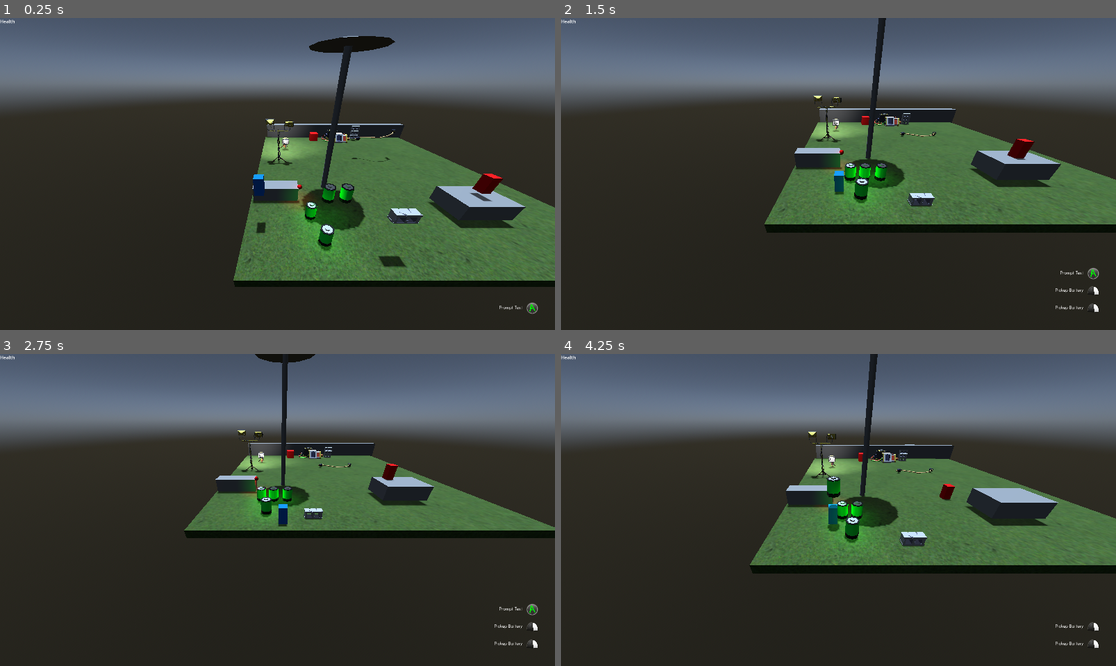
Above: before the commit, frames 1-4 (two rows, left to right).
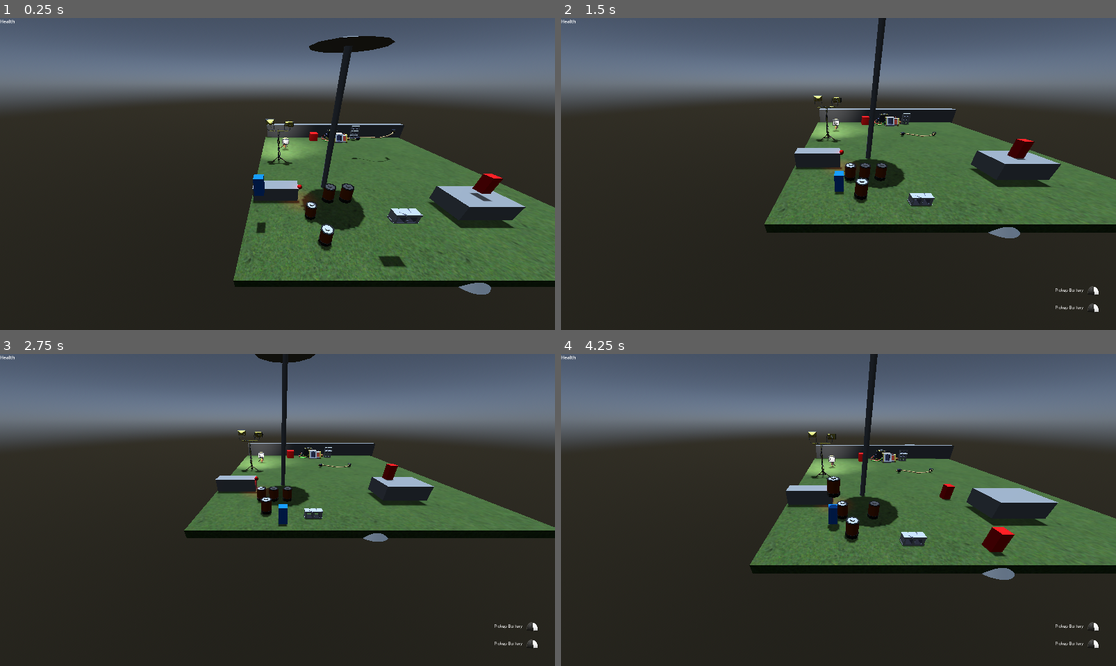
Above: after the commit, the same moments.

Repository: joshandersn/power
Game: Godot game, scene res://Scenes/main.tscn
The game is run twice, just before and just after one commit, with the same random seed, the same clock (stepped at 60 frames per second) and the same inputs.
Inputs (mouse positions are in pixels of both pictures, inside the frame that each line leads up to):
- Up to frame 1 (0.25 s): no input
- Up to frame 2 (1.5 s): move the mouse to (960, 158) at 0.52 s; hold D (move_right) 0.53-1.28 s; right-click (960, 158) at 0.6 s; move the mouse to (727, 189) at 1.27 s; hold S (move_down) from 1.28 s (still down); tap Shift (run) at 1.35 s
- Up to frame 3 (2.75 s): move the mouse to (333, 441) at 2.02 s; release S (move_down) at 2.03 s; hold D (move_right) from 2.03 s (still down); click (333, 441) at 2.1 s
- Up to frame 4 (4.25 s): move the mouse to (810, 572) at 2.77 s; release D (move_right) at 2.78 s; hold W (move_up) 2.78-3.53 s; tap E (use_cable) at 2.85 s; move the mouse to (1005, 556) at 3.52 s; hold A (move_left) from 3.53 s (still down); right-click (1005, 556) at 3.6 s

The runs differ from the first frame. In frame 1, 1.3% of the frame differs, in the area x 51-97%, y 53-95%; in frame 2, 1.2%; in frame 3, 0.7%; in frame 4, 1.6%, in the area x 46-82%, y 40-73%.

Commit message:
special text push

Diff:
--- /dev/null
+++ b/Gadgets/Spawner.tscn
@@ -0,0 +1,19 @@
+[gd_scene load_steps=3 format=3 uid="uid://ydqtpgy5ffku"]
+
+[ext_resource type="Script" path="res://Gadgets/spawner.gd" id="1_gpopy"]
+
+[sub_resource type="CylinderMesh" id="CylinderMesh_l84go"]
+top_radius = 0.6
+bottom_radius = 1.0
+height = 0.5
+
+[node name="Spawner" type="Node3D"]
+script = ExtResource("1_gpopy")
+
+[node name="Timer" type="Timer" parent="."]
+
+[node name="MeshInstance3D" type="MeshInstance3D" parent="."]
+transform = Transform3D(1, 0, 0, 0, 1, 0, 0, 0, 1, 0, -0.255308, 0)
+mesh = SubResource("CylinderMesh_l84go")
+
+[connection signal="timeout" from="Timer" to="." method="_on_timer_timeout"]
--- a/Gadgets/socket_array.gd
+++ b/Gadgets/socket_array.gd
@@ -5,6 +5,8 @@
 @onready var socket_c = $SocketC
 
 @export var objective: Node3D
+@export var objective_clear_message: String
+
 
 var charged: bool
 
@@ -31,7 +33,8 @@
 	$StatusLight.active = charged
 	$StatusLight.update_item()
 	if charged and objective:
-		Game.look_at.emit(objective, 2)
+		Game.look_at.emit(objective, 3)
+		Game.push_special_dialog.emit(objective_clear_message, 1)
 		objective.active = charged
 		objective.update_item()
 
--- /dev/null
+++ b/Gadgets/spawner.gd
@@ -0,0 +1,16 @@
+extends Node3D
+
+@export var enemy := load("res://Entities/enemy.tscn")
+@export var interval := 4
+
+func _ready() -> void:
+	$Timer.start(interval)
+
+func spawn_enemy() -> void:
+	var new_enemy = enemy.instantiate()
+	new_enemy.position = global_position
+	new_enemy.get_new_target()
+	add_sibling(new_enemy)
+
+func _on_timer_timeout() -> void:
+	spawn_enemy()
--- a/Gadgets/superLight.tscn
+++ b/Gadgets/superLight.tscn
@@ -14,6 +14,9 @@
 bottom_radius = 0.2
 height = 10.0
 radial_segments = 6
+
+[sub_resource type="BoxShape3D" id="BoxShape3D_u1j1u"]
+size = Vector3(40, 20, 40)
 
 [node name="SuperLight" type="Node3D"]
 script = ExtResource("1_04jbq")
@@ -33,3 +36,13 @@
 light_energy = 10.0
 spot_range = 23.1564
 spot_angle = 80.1562
+
+[node name="Area3D" type="Area3D" parent="."]
+collision_layer = 4
+collision_mask = 4
+
+[node name="CollisionShape3D" type="CollisionShape3D" parent="Area3D"]
+transform = Transform3D(1, 0, 0, 0, 1, 0, 0, 0, 1, 0, -9.22075, 0)
+shape = SubResource("BoxShape3D_u1j1u")
+
+[connection signal="body_entered" from="Area3D" to="." method="_on_area_3d_body_entered"]
--- a/Gadgets/super_light.gd
+++ b/Gadgets/super_light.gd
@@ -4,9 +4,16 @@
 
 func _ready() -> void:
 	update_item()
+	$Area3D.monitoring = false
 
 func update_item() -> void:
 	if active:
+		$Area3D.monitoring = true
 		$light.light_energy = 10
 	else:
 		$light.light_energy = 0
+
+
+func _on_area_3d_body_entered(body: Node3D) -> void:
+	if body.is_in_group("Enemy"):
+		body.incenerate()
--- a/Items/battery.gd
+++ b/Items/battery.gd
@@ -1,4 +1,6 @@
 extends RigidBody3D
+
+@export var starting_power := 0
 
 var item_resource: res_item
 const is_output := true
@@ -8,6 +10,7 @@
 # Called when the node enters the scene tree for the first time.
 func _ready() -> void:
 	item_resource = load("res://Items/Battery.tres").duplicate()
+	item_resource.power = starting_power
 	update_item()
 
 func receive_power(amt: int) -> void:
@@ -19,6 +22,5 @@
 	var scaled_value = new_height * 0.65
 	$juice.mesh.height = scaled_value
 	$juice.position.y = $juice.mesh.height/2 - 0.25
-
 	$OmniLight.active = !!(item_resource.power > 50)
 	$OmniLight.update_item()
--- a/Scenes/dev01.tscn
+++ b/Scenes/dev01.tscn
@@ -21,8 +21,9 @@
 [ext_resource type="PackedScene" uid="uid://bu3patb680jal" path="res://Scenes/level01.tscn" id="19_01p1g"]
 [ext_resource type="PackedScene" uid="uid://dp3uvhvmc42f1" path="res://Gadgets/SocketArray.tscn" id="20_wv4it"]
 [ext_resource type="PackedScene" uid="uid://dhmi7bckyg0k2" path="res://Gadgets/superLight.tscn" id="21_gl536"]
+[ext_resource type="PackedScene" uid="uid://ydqtpgy5ffku" path="res://Gadgets/Spawner.tscn" id="22_nivhu"]
 
-[sub_resource type="Resource" id="Resource_v7mvn"]
+[sub_resource type="Resource" id="Resource_stqa2"]
 script = ExtResource("7_qi6rb")
 scene = ExtResource("6_p0wli")
 title = "Work Light"
@@ -156,3 +157,6 @@
 
 [node name="SuperLight" parent="." instance=ExtResource("21_gl536")]
 transform = Transform3D(1, 0, 0, 0, 1, 0, 0, 0, 1, -10.0597, 8.0304, 8.08486)
+
+[node name="Spawner" parent="." instance=ExtResource("22_nivhu")]
+transform = Transform3D(1, 0, 0, 0, 1, 0, 0, 0, 1, -5.24675, 0.25, 14.1008)
--- a/Scenes/level01.tscn
+++ b/Scenes/level01.tscn
@@ -1,10 +1,13 @@
-[gd_scene load_steps=10 format=3 uid="uid://bu3patb680jal"]
+[gd_scene load_steps=13 format=3 uid="uid://bu3patb680jal"]
 
 [ext_resource type="PackedScene" uid="uid://ci612bgc6r3x1" path="res://BuildingBlocks/floor.tscn" id="1_vx0we"]
 [ext_resource type="PackedScene" uid="uid://dqjf7xe6278u7" path="res://Entities/player.tscn" id="3_ehfn2"]
 [ext_resource type="PackedScene" uid="uid://gb6v11hpxp6g" path="res://Gadgets/camera.tscn" id="3_gsc6c"]
 [ext_resource type="PackedScene" uid="uid://b4ke0butr6b3a" path="res://BuildingBlocks/invisibleWall.tscn" id="3_t5aii"]
 [ext_resource type="PackedScene" uid="uid://d2mloe1w5y5wg" path="res://BuildingBlocks/block.tscn" id="6_vu8qr"]
+[ext_resource type="PackedScene" uid="uid://dhmi7bckyg0k2" path="res://Gadgets/superLight.tscn" id="7_legx3"]
+[ext_resource type="PackedScene" uid="uid://dp3uvhvmc42f1" path="res://Gadgets/SocketArray.tscn" id="8_6maxr"]
+[ext_resource type="PackedScene" uid="uid://bq2xb3uuaqivf" path="res://Items/Battery.tscn" id="9_sll6n"]
 [ext_resource type="PackedScene" uid="uid://bikefj2032jwl" path="res://Items/cinderblock.tscn" id="15_kmp4o"]
 
 [sub_resource type="ProceduralSkyMaterial" id="ProceduralSkyMaterial_krdv6"]
@@ -93,8 +96,16 @@
 [node name="Cinderblock3" parent="." instance=ExtResource("15_kmp4o")]
 transform = Transform3D(-0.461269, 0, -0.887261, 0, 1, 0, 0.887261, 0, -0.461269, 8.4355, 0.692135, -11.0618)
 
-[node name="Block7" parent="." instance=ExtResource("6_vu8qr")]
-transform = Transform3D(0.294802, 0, 0, 0, 7.61932, 0, 0, 0, 0.519507, 17.2039, 3.18039, -8.15726)
+[node name="SuperLight" parent="." instance=ExtResource("7_legx3")]
+transform = Transform3D(1, 0, 0, 0, 1, 0, 0, 0, 1, 17.8906, 7.58384, -10.3741)
 
-[node name="Block11" parent="." instance=ExtResource("6_vu8qr")]
-transform = Transform3D(0.294802, 0, 0, 0, 7.61932, 0, 0, 0, 0.519507, -20.5015, 3.18039, 5.4273)
+[node name="SuperLight2" parent="." instance=ExtResource("7_legx3")]
+transform = Transform3D(1, 0, 0, 0, 1, 0, 0, 0, 1, -24.153, 6.47737, 9.44564)
+
+[node name="SocketArray" parent="." node_paths=PackedStringArray("objective") instance=ExtResource("8_6maxr")]
+transform = Transform3D(0.228096, 0, 0.973639, 0, 1, 0, -0.973639, 0, 0.228096, -14.6845, 0.271702, 14.4828)
+objective = NodePath("../SuperLight2")
+
+[node name="Battery" parent="." instance=ExtResource("9_sll6n")]
+transform = Transform3D(1, 0, 0, 0, 1, 0, 0, 0, 1, -16.4111, 0.275713, 16.0359)
+starting_power = 10
--- a/Scenes/main.tscn
+++ b/Scenes/main.tscn
@@ -1,9 +1,8 @@
-[gd_scene load_steps=17 format=3 uid="uid://dcyxbaf7xr1tm"]
+[gd_scene load_steps=16 format=3 uid="uid://dcyxbaf7xr1tm"]
 
 [ext_resource type="Script" path="res://Scripts/main.gd" id="1_i72wx"]
 [ext_resource type="Theme" uid="uid://nf6rb8ma3t81" path="res://Assets/theme.tres" id="2_yn8vt"]
 [ext_resource type="Script" path="res://Scripts/ui.gd" id="3_uo7td"]
-[ext_resource type="PackedScene" uid="uid://d0lqdjgfwko45" path="res://UI/prompt.tscn" id="4_x0dum"]
 [ext_resource type="Texture2D" uid="uid://8pw7vb0fyw5w" path="res://Assets/wife_profile.jpeg" id="5_mmobc"]
 
 [sub_resource type="Animation" id="Animation_g5nge"]
@@ -374,9 +373,6 @@
 theme_override_constants/separation = 60
 alignment = 2
 
-[node name="Prompt" parent="Canvas/UI/Prompts" instance=ExtResource("4_x0dum")]
-layout_mode = 2
-
 [node name="DialogTimer" type="Timer" parent="Canvas/UI"]
 wait_time = 5.0
 one_shot = true
@@ -517,7 +513,31 @@
 grow_vertical = 2
 color = Color(0, 0, 0, 0)
 
+[node name="SpecialText" type="Label" parent="Canvas/UI"]
+layout_mode = 1
+anchors_preset = 14
+anchor_top = 0.5
+anchor_right = 1.0
+anchor_bottom = 0.5
+offset_top = -450.0
+offset_bottom = -210.0
+grow_horizontal = 2
+grow_vertical = 2
+theme_override_font_sizes/font_size = 200
+text = "CONTROL"
+horizontal_alignment = 1
+vertical_alignment = 1
+uppercase = true
+
+[node name="SpecialTimer" type="Timer" parent="Canvas/UI"]
+one_shot = true
+
+[node name="SpecialTimerEnd" type="Timer" parent="Canvas/UI"]
+one_shot = true
+
 [connection signal="timeout" from="Canvas/UI/DialogTimer" to="Canvas/UI" method="_on_dialog_timer_timeout"]
 [connection signal="animation_finished" from="Canvas/UI/DialogAnim" to="Canvas/UI" method="_on_dialog_anim_animation_finished"]
 [connection signal="pressed" from="Canvas/UI/LoseBG/Button" to="Canvas/UI" method="_on_button_pressed"]
 [connection signal="animation_finished" from="Canvas/UI/FadeAnim" to="." method="_on_fade_anim_animation_finished"]
+[connection signal="timeout" from="Canvas/UI/SpecialTimer" to="Canvas/UI" method="_on_special_timer_timeout"]
+[connection signal="timeout" from="Canvas/UI/SpecialTimerEnd" to="Canvas/UI" method="_on_special_timer_end_timeout"]
--- a/Scripts/game.gd
+++ b/Scripts/game.gd
@@ -11,6 +11,7 @@
 signal restart_level
 signal scan_level
 signal look_at
+signal push_special_dialog
 
 var input_method := "keyboard"
 var player_last_direction: Vector3
--- a/Scripts/ui.gd
+++ b/Scripts/ui.gd
@@ -6,6 +6,7 @@
 	Game.dismiss_all_prompts.connect(dismiss_all_prompts)
 	Game.push_dialog.connect(push_dialog)
 	Game.lose.connect(lose)
+	Game.push_special_dialog.connect(special_dialog)
 	initalize_ui()
 
 func lose() -> void:
@@ -20,6 +21,11 @@
 	$dialog.visible = false
 	$WifeProfile.visible = false
 	$RichTextLabel.visible = false
+	$SpecialText.visible = false
+
+func special_dialog(message, delay):
+	$SpecialText.text = message
+	$SpecialTimer.start(delay)
 
 func push_dialog(message) -> void:
 	$dialog.visible = true
@@ -54,3 +60,12 @@
 func _on_button_pressed() -> void:
 	Game.restart_level.emit()
 	$LoseBG/Button.disabled = true
+
+
+func _on_special_timer_timeout() -> void:
+	$SpecialText.visible = true
+	$SpecialTimerEnd.start()
+
+
+func _on_special_timer_end_timeout() -> void:
+	$SpecialText.visible = false
Not shown: 1 places in Gadgets/superLight.tscn that only renumber resources
Not shown: 2 places in Items/WorkLight.tscn that only renumber resources
Not shown: 2 places in Scenes/dev01.tscn that only renumber resources
